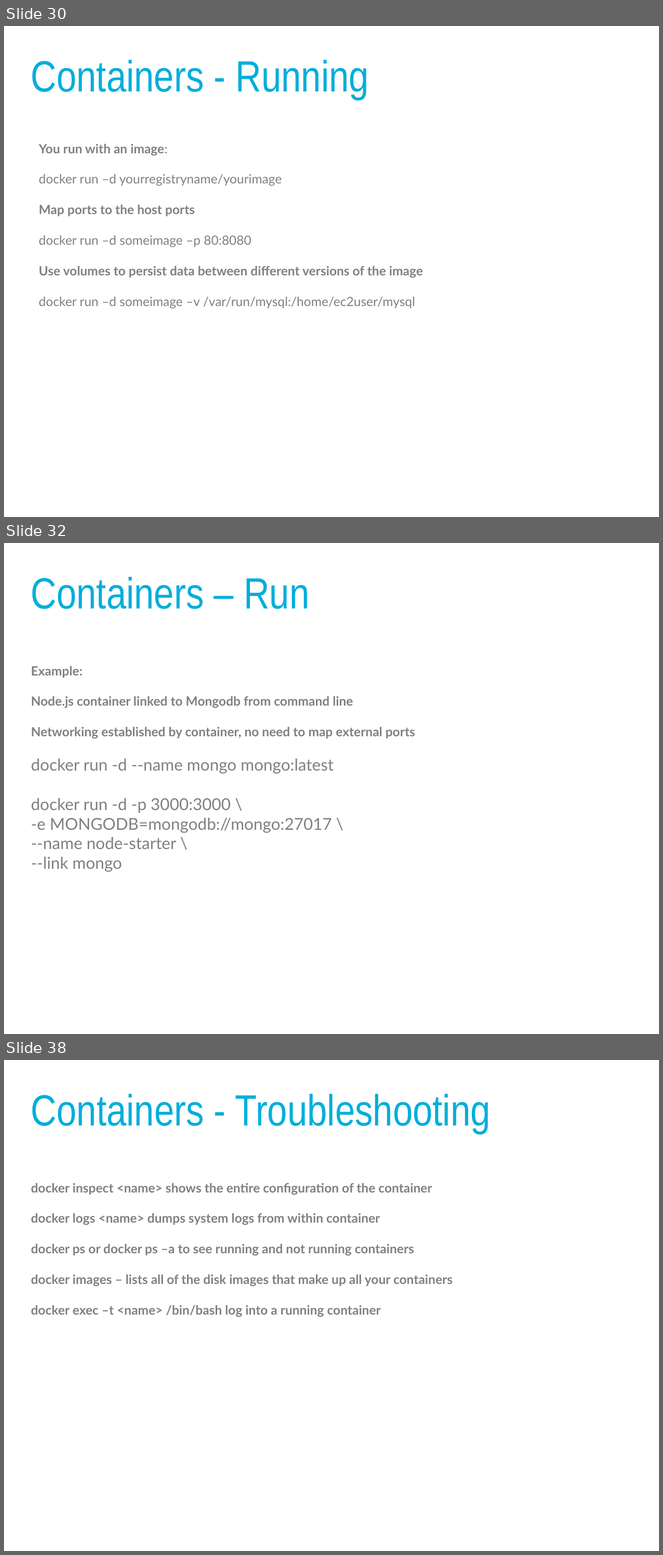
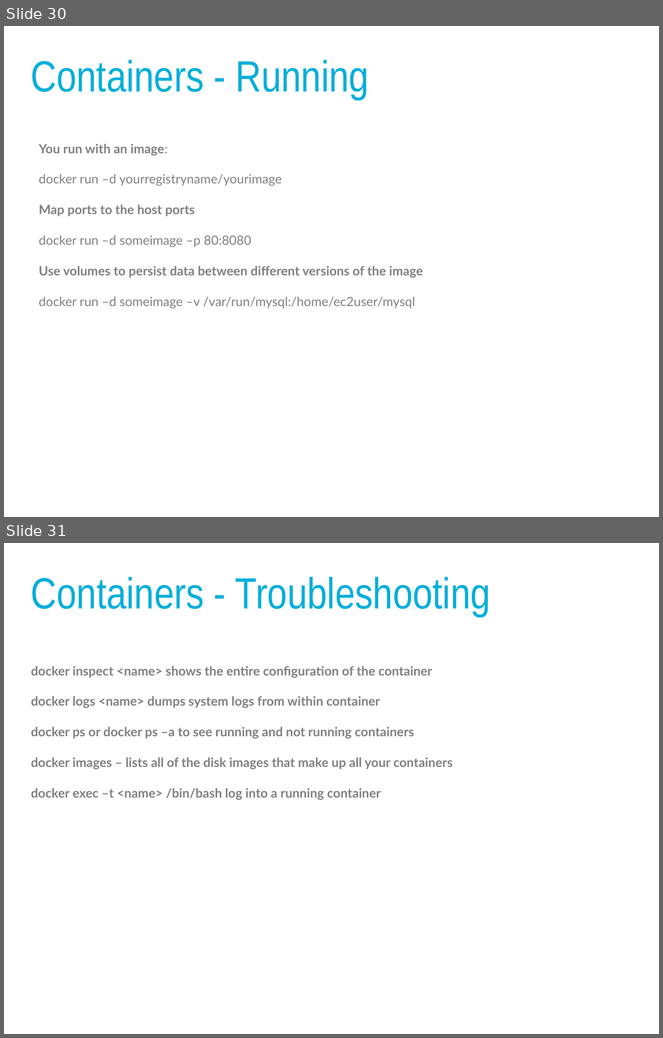
Before and after one commit to panmanphil/introduction-to-docker, a slide deck: DockerTalkThatConference2018.pptx. Shown one above the other, each under a label of ours: slides 30, 32 and 38 before the commit, slides 30 and 31 after it; the slides between them are not shown. The pictures are 663x1555 and 663x1038 pixels, drawn with LibreOffice and Linux fonts; fonts in the diff are those of the drawing. Boxes give left, top, right and bottom in pixels: in the first picture for what was removed or moved away, otherwise in the second. Text is boxed around its words. In the diff, an @@ line names an element or a change of style, - is before the commit and + after.

```diff
--- a/DockerTalkThatConference2018.pptx
+++ b/DockerTalkThatConference2018.pptx
@@ slide 32 removed at (4, 543, 659, 1034), background #FFFFFF @@
@@ text removed at (31, 577, 309, 609) @@
-Containers – Run
@@ text removed at (31, 666, 415, 872) @@
-Example:
-Node.js container linked to Mongodb from command line
-Networking established by container, no need to map external ports
-docker run -d --name mongo mongo:latest
-docker run -d -p 3000:3000 \
--e MONGODB=mongodb://mongo:27017 \
---name node-starter \
---link mongo
@@ what was slide 38 is now slide 31 @@
```
Also in this commit, not shown: 4 slides changed, 5 slides added, 10 other slides removed, 6 other files.
